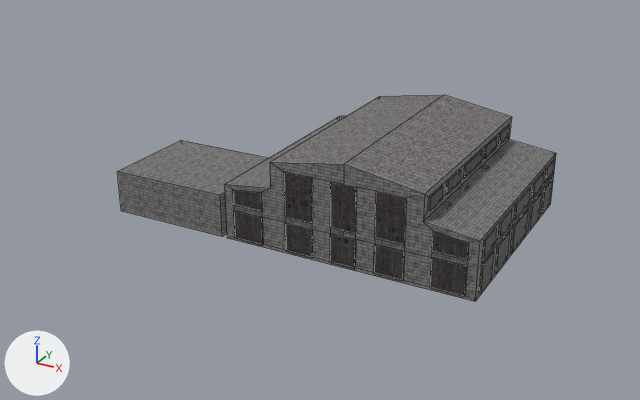
Before and after pictures for a commit that changed the Blender file Untitled.blend.
Both versions are drawn from a 50 mm camera at (53.7, -127.9, 60.3) aimed at (-9.4, -13.1, 2.9). Every picture has the same lights, and +X, +Y and +Z are marked at lower left. The picture after the commit comes second. Mesh edges are drawn as thin lines.

In view in the first picture: 'Box-col'.
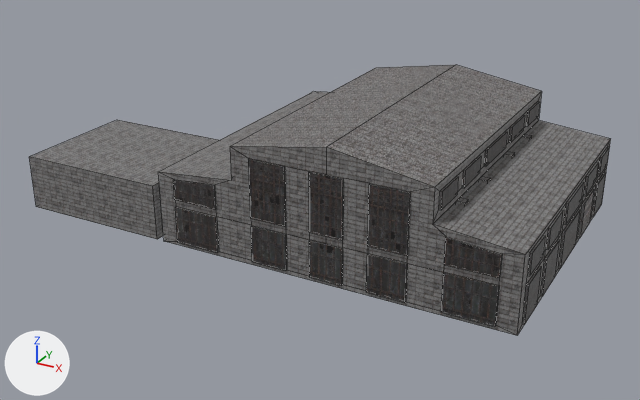
Location of each change, [x1, y1, x2, y2] in pixels of the pictures (640 x 400 px; the box of a moved part takes in the faces that stretch with it):
'Box-col', reshaped, moved, rescaled (32% wider, 31% taller)
    before: [117, 95, 556, 301]
    after: [29, 65, 611, 335]
part 1 of me_box_003, moved or reshaped
    before: [117, 116, 346, 237]
    after: [29, 91, 330, 239]
part 2 of me_box_003, moved or reshaped
    before: [225, 185, 234, 238]
    after: [159, 172, 177, 241]
part 3 of me_box_003, moved or reshaped
    before: [225, 163, 286, 250]
    after: [160, 147, 252, 261]
part 4 of me_box_003, moved or reshaped
    before: [229, 222, 480, 301]
    after: [166, 225, 525, 335]
part 5 of me_box_003, moved or reshaped
    before: [424, 140, 556, 301]
    after: [433, 120, 611, 335]

The change in detail:
Picture 'ind_c07_grey2.png' (img_ind_c07_grey2_png) is new.
Material 'IMG_ind_c07_grey2.png' (mat_img_ind_c07_grey2_png) is new.
Its texture is img_ind_c07_grey2_png.
me_box_003 is used by ob_box_col; location (-1.4, -9.7, 6.3).
me_box_003 had 380 vertices, 300 faces and spanned x -37.6..23.7, y -17.6..19.9, z -6.3..9.7.
me_box_003 now has 380 vertices, 300 faces and spans x -39.8..25.2, y -17.6..19.9, z -6.3..9.7.
me_box_003 part 1: all 26 vertices in x -37.6..-16.6, y -17.3..19.7, z -6.3..2.7 are moved by (-2.3, 0.0, 0.0).
me_box_003 part 2: all 8 vertices in x -15.1, y -17.6..-17.3, z -5.8..2.2 are moved by (-1.5, 0.0, 0.0).
me_box_003 part 3: all 8 vertices in x -10.1, y -17.6..-17.3, z -5.8..2.7 are moved by (-0.8, 0.0, 0.0).
me_box_003 part 4: all 8 vertices in x 21.9, y -17.6..-17.3, z -5.8..2.2 are moved by (0.8, 0.0, 0.0).
me_box_003 part 5: all 86 vertices in x 23.4..23.7, y -17.3..19.7, z -6.3..2.7 are moved by (1.5, 0.0, 0.0).
Mesh me_cube_012_1 is new.
It has 112 vertices, 119 faces and spans x -15.4..15.4, y -20.1..20.1, z -42.2..42.2.
Faces by material slot: [116, 3].
It uses material mat_img_ind_win1_blk1c_png (picture img_ind_win1_blk1c_png).
It uses material mat_img_ind_c07_grey2_png (picture img_ind_c07_grey2_png).
Object 'Box-col' (ob_box_col) moves from (-1.4, -9.7, 6.3) to (-1.6, -11.7, 8.5).
Object 'Box-col' (ob_box_col) is rescaled from (1.0, 1.0, 1.0) to (1.25, 1.25, 1.25).
Object 'Cube.006-col' (ob_cube_006_col) is new; it shows me_cube_012_1.
Its location is (28.0, -0.1, 5.9).
Its scale is (0.114, 0.161, 0.125).
